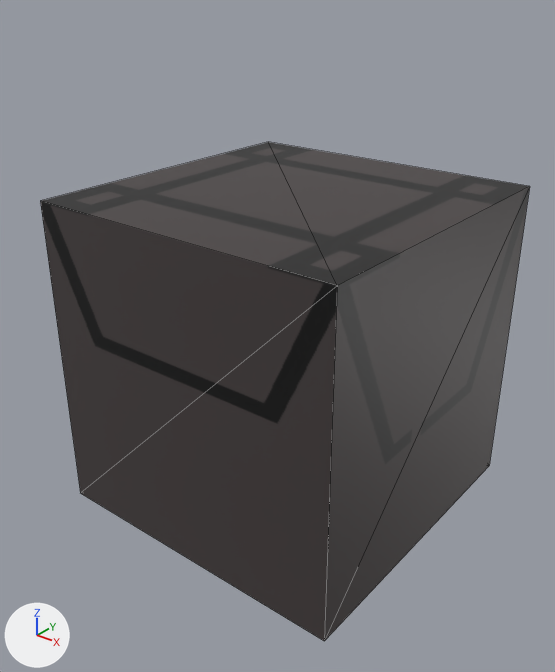
What one commit did to the OBJ model Resources/Spawn/Spawn.obj.
The view is the same before and after, from a camera (50 mm lens) standing at (2.78, -3.44, 3.19) and looking at (0.1, -0.09, 1.11). The lights are fixed; the arrows at lower left show +X, +Y and +Z. Mesh edges are drawn as thin lines. Where no turn or scale is listed for an object, it has been applied to the vertices.
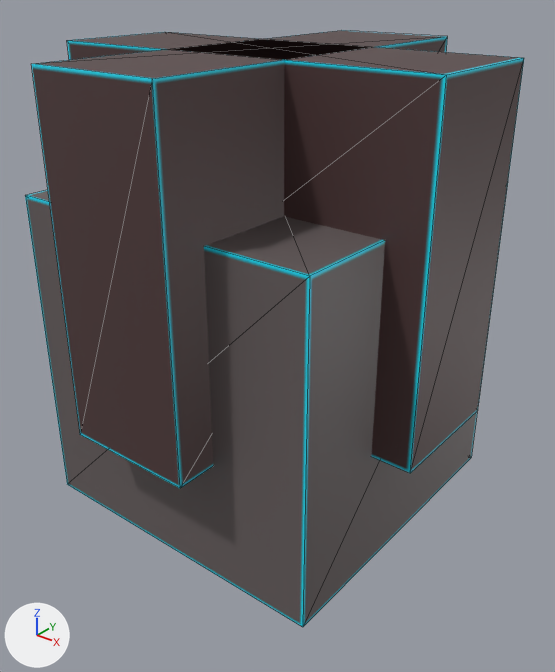
Edits to the bpy script that builds the scene:
```text
Add img_dw002_png:
    img_dw002_png = load_image('dw002.png', 'dw002.png', 1024, 1024, 'sRGB')
Change mat_material:
    mat_material.texture: img_asdbe_png -> img_dw002_png
Change me_cube:
    used by ob_cube; location = (0.0, 0.0, 0.0)
    remove me_cube.from_pydata(...)  # 8 vertices, 12 faces; spans x -0.86..1.14, y -1.0..1.0, z 0.0..2.0
    add me_cube.from_pydata(...)  # 24 vertices, 36 faces; spans x -1.26..1.24, y -1.25..1.25, z 0.01..2.77
    me_cube part 1: the whole mesh is rebuilt
```

Boxes [x1, y1, x2, y2] around the edits, measured in the pictures (555 x 672 px):
'Cube', surface changed, reshaped (black to grey, 20% taller): before [40, 142, 530, 641]; after [25, 30, 524, 627]
